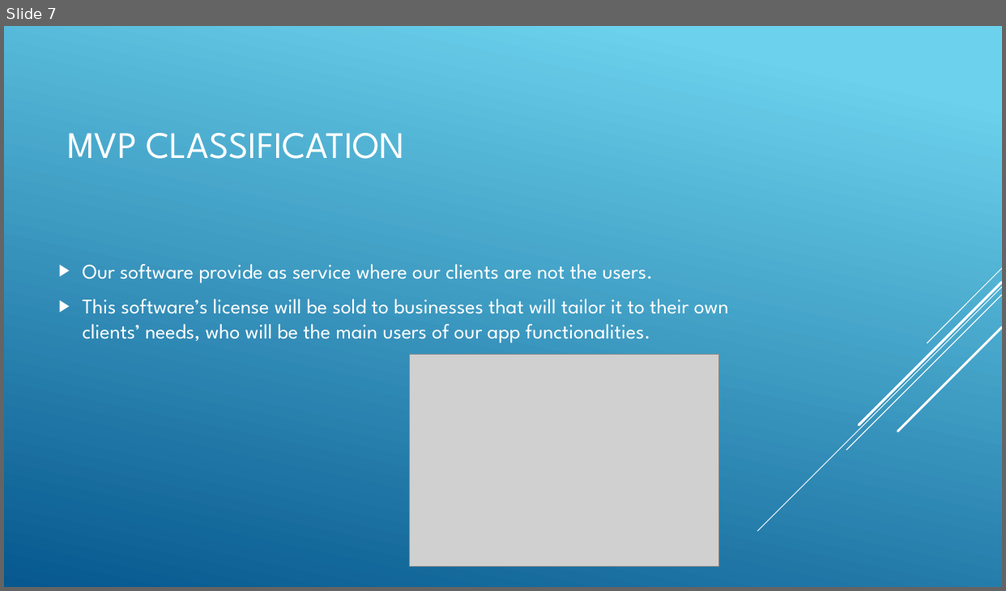
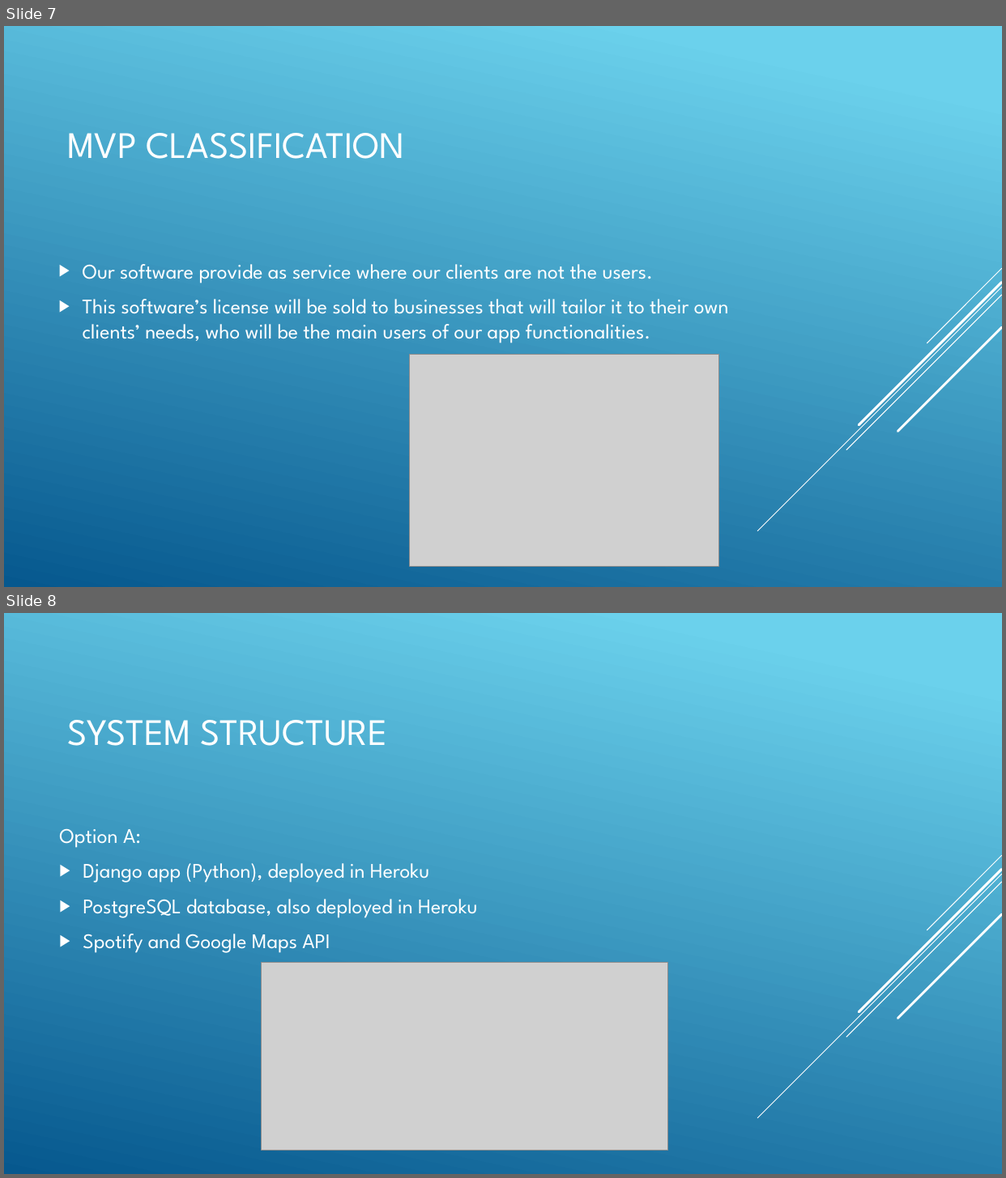
Before and after one commit to pabreblob/capsulefy, a slide deck: Week 1 docs/JUKEVOTE.pptx. Shown one above the other, each under a label of ours: slide 7 before the commit, slides 7 and 8 after it. The pictures are 1006x591 and 1006x1178 pixels, drawn with LibreOffice and Linux fonts; fonts in the diff are those of the drawing; grey boxes stand for pictures. Boxes give left, top, right and bottom in pixels: in the first picture for what was removed or moved away, otherwise in the second. Text is boxed around its words. In the diff, an @@ line names an element or a change of style, - is before the commit and + after.

```diff
--- a/Week 1 docs/JUKEVOTE.pptx
+++ b/Week 1 docs/JUKEVOTE.pptx
@@ slide 8 added at [4, 613, 1002, 1174], background gradient #6ED2EB to #06588E; not listed: 5 template elements that a slide beside it also shows @@
@@ title added at [67, 720, 387, 746], 36 pt, text #FFFFFF @@
+SYSTEM STRUCTURE
@@ text added at [59, 828, 477, 953], 20 pt, text #FFFFFF @@
+Option A:
+▶ Django app (Python), deployed in Heroku
+▶ PostgreSQL database, also deployed in Heroku
+▶ Spotify and Google Maps API
@@ picture added at [262, 963, 668, 1152] @@
```
Also in this commit, not shown: 7 slides changed, 3 other slides added, 1 slide removed, 1 other file.
